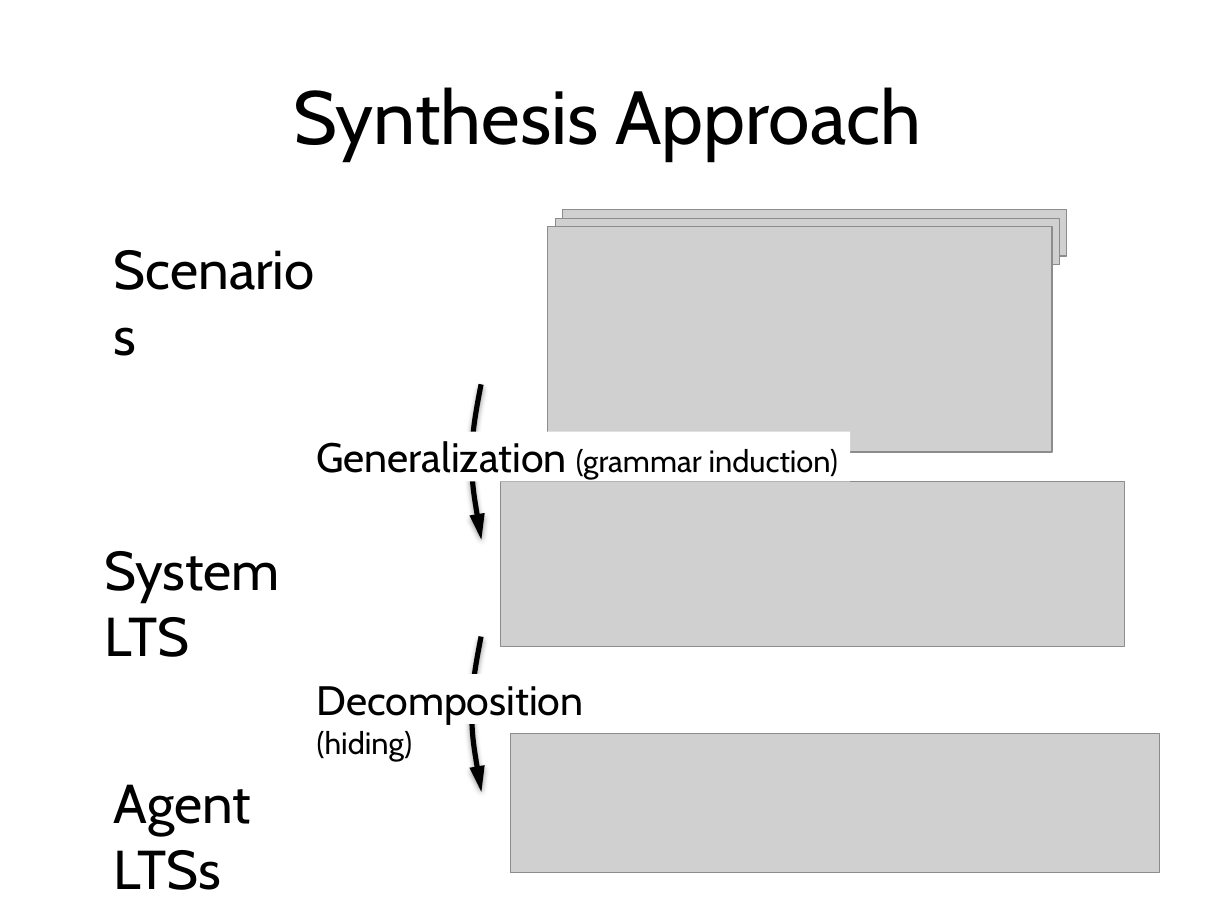
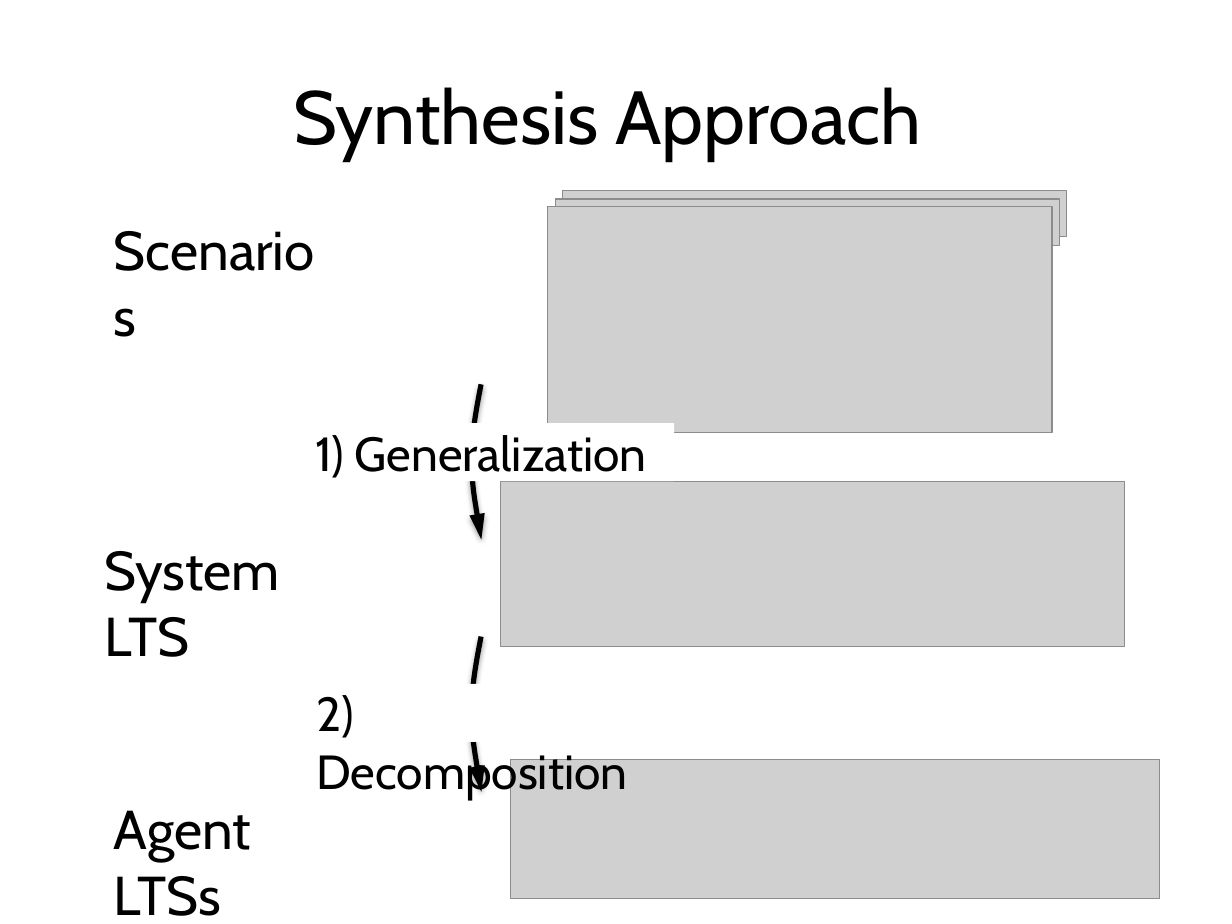
Before and after one commit to blambeau/phd, a slide deck: slide 37 of private-defense/slides.pptx. Drawn at 1232x924 pixels with LibreOffice and Linux fonts; fonts in the diff are those of the drawing; grey boxes stand for pictures. Boxes give left, top, right and bottom in pixels: in the first picture for what was removed or moved away, otherwise in the second. Text is boxed around its words. In the diff, an @@ line names an element or a change of style, - is before the commit and + after.

```diff
--- a/private-defense/slides.pptx
+++ b/private-defense/slides.pptx
@@ 3 pictures, 1 text: place and size @@
-3 pictures, 1 text at <box>102,209,1066,452</box>
+3 pictures, 1 text at <box>102,191,1066,432</box>
@@ text in rectangle at <box>315,435,647,482</box>: text changed; size 18 to 28 pt @@
-Generalization (grammar induction)
+1) Generalization
@@ rectangle "1) Generalization": place and size @@
-rectangle "1) Generalization" at <box>317,431,850,480</box>
+rectangle "1) Generalization" at <box>315,424,674,482</box>
@@ text at <box>316,695,627,800</box>: text changed; size 24 to 28 pt @@
-Decomposition (hiding)
+2) Decomposition
@@ picture: place and size @@
-picture at <box>510,733,1159,872</box>
+picture at <box>510,760,1159,899</box>
@@ text "Agent LTSs": place and size @@
-text "Agent LTSs" at <box>114,784,251,890</box>
+text "Agent LTSs" at <box>114,810,251,916</box>
```
Also in this commit, not shown: 18 other slides changed, 14 slides added, 23 slides removed, 14 other files.
